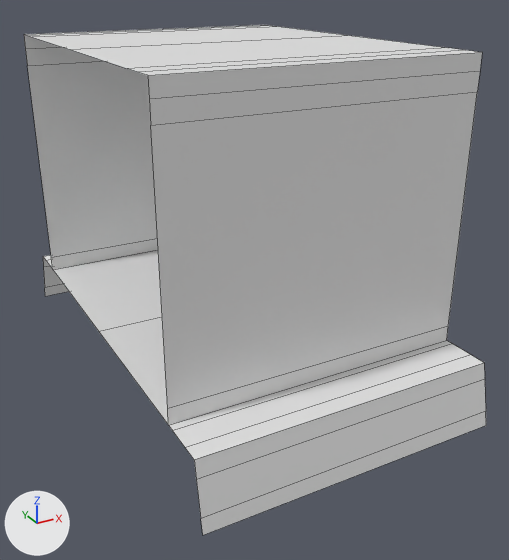
One commit to the FBX model Assets/Prefabs/Environment/New/2 Sides Middle Building.fbx: the scene before it, then after it.
The view is the same before and after, from a 50 mm camera at (-1.27, -2.55, 1.36) aimed at (0.04, -0.16, 0.16). The axes (+X, +Y, +Z) are drawn at lower left. The lights are the same throughout. Mesh edges are drawn as thin lines. Where no turn or scale is listed for an object, it has been applied to the vertices.

Script lines for the objects in view, before the commit:
```python
mat_white = principled_material('WHITE')
mat_white.base_color = (0.8, 0.8, 0.8)  # white #e7e7e7
me_cube_019 = bpy.data.meshes.new('Cube.019')
me_cube_019.from_pydata(...)  # 26 vertices, 12 faces; spans x -0.6..0.6, y -1.0..1.0, z -0.25..0.0
me_cube_019.materials.append(mat_white)  # white #e7e7e7
me_cube_058 = bpy.data.meshes.new('Cube.058')
me_cube_058.from_pydata(...)  # 30 vertices, 14 faces; spans x -0.595..0.6, y -0.743..0.743, z 0.003..1.103
me_cube_058.materials.append(mat_white)  # white #e7e7e7
ob_2_sides_middle_groud = bpy.data.objects.new('2 Sides Middle Groud', me_cube_019)
ob_2_sides_middle_groud.location = (0.0, 0.0, 0.0)
ob_2_sides_normal = bpy.data.objects.new('2 Sides Normal', me_cube_058)
ob_2_sides_normal.location = (0.0, 0.0, 0.0)
```
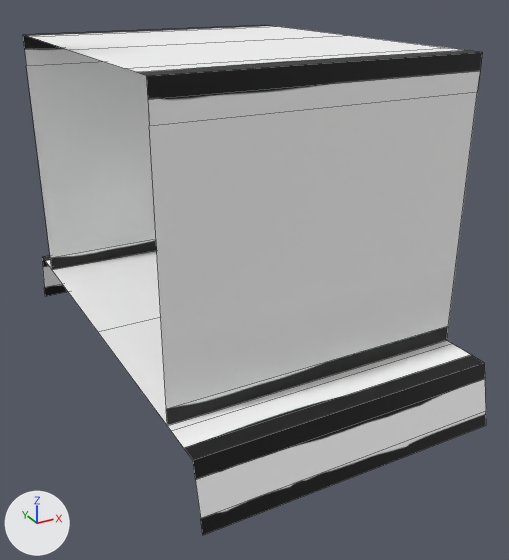
The newer file is also turned or shifted as a whole; pictures and numbers use the older file's frame.

Edits to the scene script, one JSON object a line:
```json
{"op": "add", "block": "img_white_base_color_png", "code": ["img_white_base_color_png = load_image('WHITE_Base_color.png', '../../../Art/2D Textures/House/Final/WHITE_Base_color.png', 4096, 4096, 'sRGB')"]}
{"op": "remove", "block": "mat_white", "code": "mat_white.base_color = (0.8, 0.8, 0.8)  # white #e7e7e7"}
{"op": "add", "block": "mat_white", "code": "mat_white.texture = img_white_base_color_png"}
```

Changed parts and their boxes (x1, y1, x2, y2) in the pictures (509 x 560 px):
```json
{"object": "2 Sides Normal", "change": "surface changed", "before": [23, 25, 482, 425], "after": [23, 25, 482, 425]}
{"object": "2 Sides Middle Groud", "change": "surface changed", "before": [42, 250, 486, 535], "after": [42, 250, 486, 535]}
```
